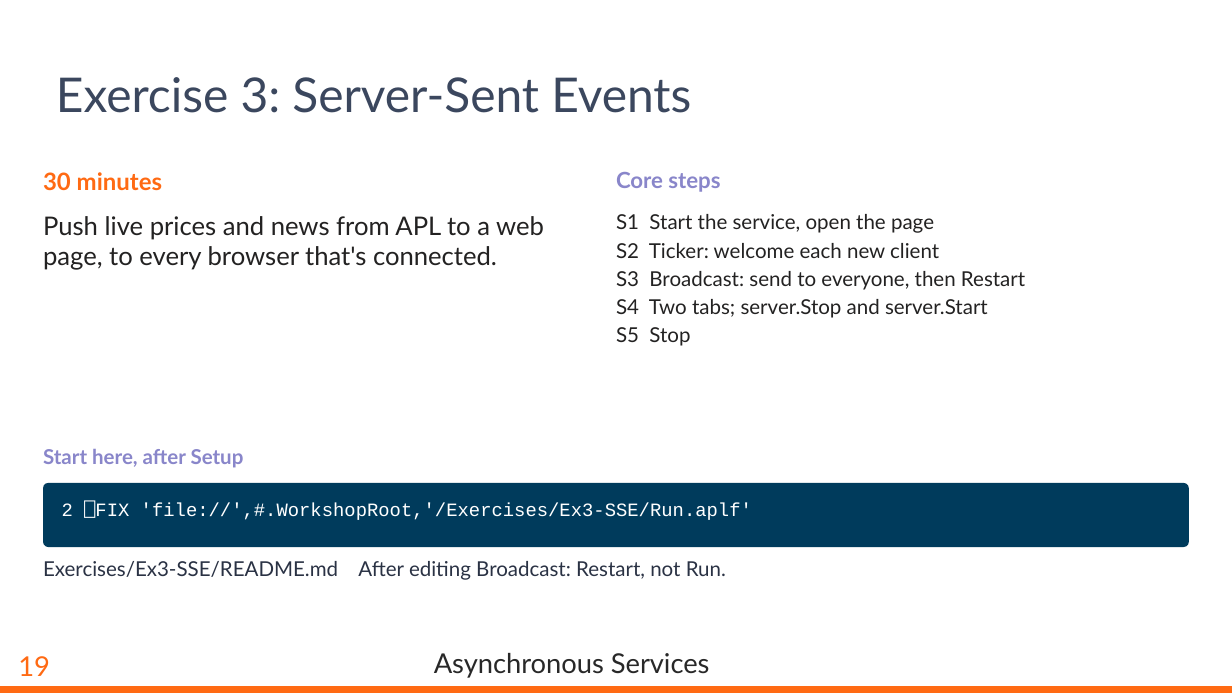
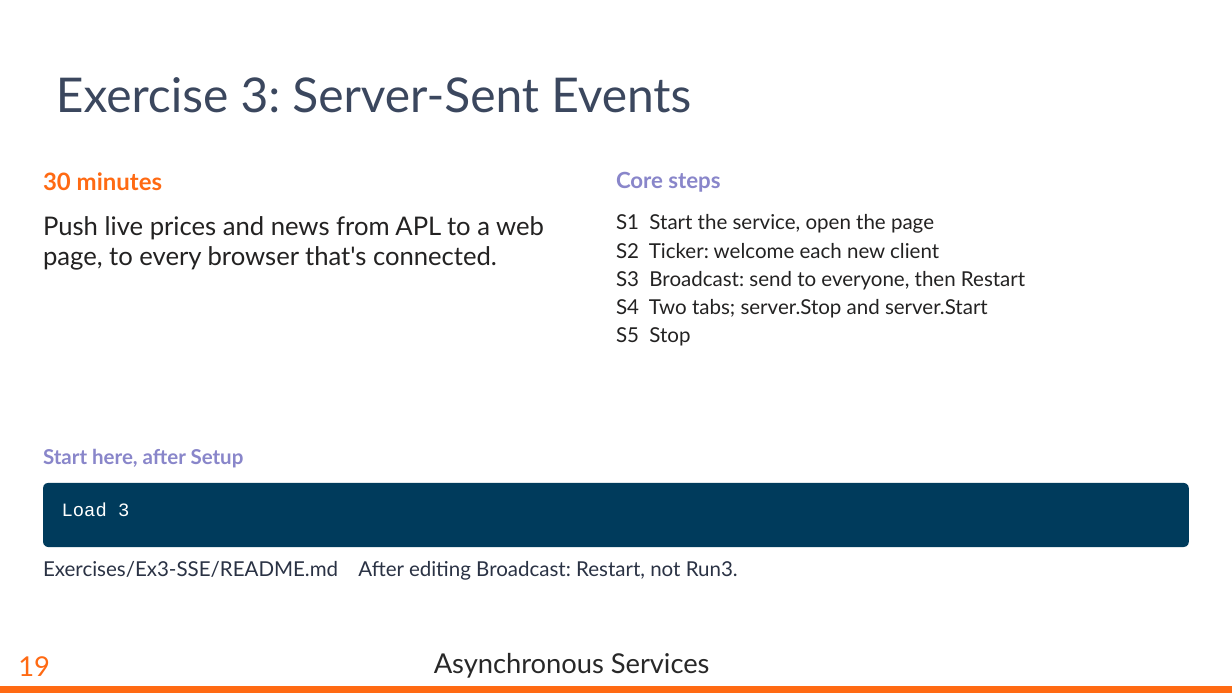
Before and after one commit to dyalog-training/2026-MP2, a slide deck: slide 20 of Presentation/AsynchronousServices.pptx. Drawn at 1232x693 pixels with LibreOffice and Linux fonts; fonts in the diff are those of the drawing; background and template pictures are left out. Boxes give left, top, right and bottom in pixels: in the first picture for what was removed or moved away, otherwise in the second. Text is boxed around its words. In the diff, an @@ line names an element or a change of style, - is before the commit and + after.

```diff
--- a/Presentation/AsynchronousServices.pptx
+++ b/Presentation/AsynchronousServices.pptx
@@ text at box(62, 503, 129, 517): text changed @@
-2 ⎕FIX 'file://',#.WorkshopRoot,'/Exercises/Ex3-SSE/Run.aplf'
+Load 3
@@ text at box(43, 561, 738, 580): text changed @@
-Exercises/Ex3-SSE/README.md After editing Broadcast: Restart, not Run.
+Exercises/Ex3-SSE/README.md After editing Broadcast: Restart, not Run3.
```
Also in this commit, not shown: 8 other slides changed, 29 other files.
